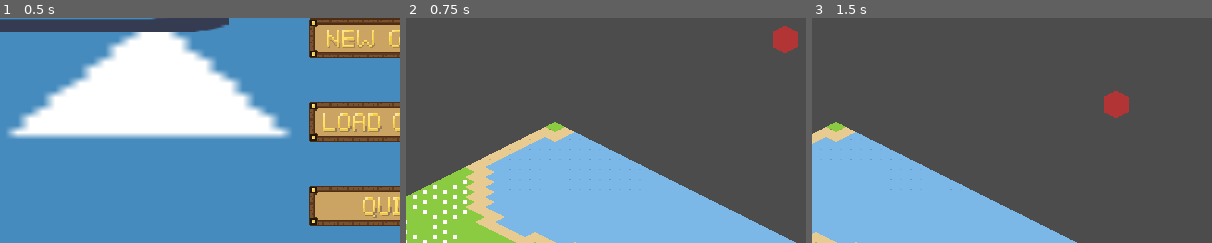
Above: before the commit, frames 1-3 (left to right).
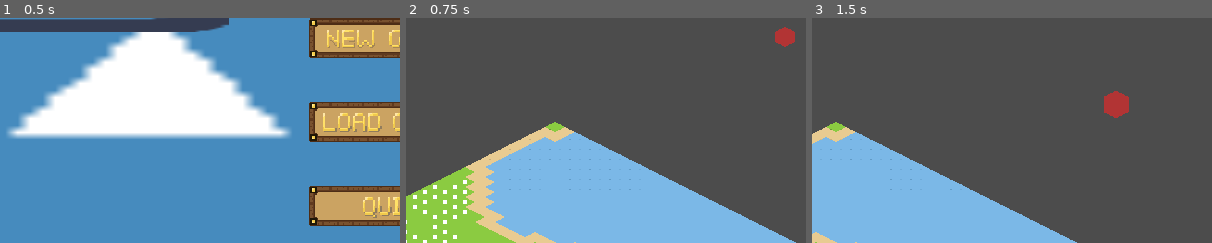
Above: after the commit, the same moments.

Repository: FilMer17/MightyTower
Game: Godot game, scene res://ui/menu/TitleMenu.tscn
Two runs of this game, one before a commit and one after it. Both use one fixed random seed, a clock stepped at 60 frames per second and the inputs below. The engine's default icon, where the game draws it, is replaced by a stand-in: a white triangle on a blue panel in a dark square.
Inputs (mouse positions are % of the whole screen's width and height, from its top left):
- Up to frame 1 (0.5 s): no input
- Up to frame 2 (0.75 s): click (80, 31) at 0.5 s
- Up to frame 3 (1.5 s): tap Enter at 1.25 s; move the mouse to (72, 45) at 1.27 s; hold Right (ui_right) from 1.28 s (still down); hold Home (ui_home) from 1.28 s (still down); click (72, 45) at 1.42 s
The pictures show only the part of the screen within x 31-81%, y 27-77%; the shares and areas given below are measured in that part.

Frame 1 is identical in both runs. In frame 2, 0.3% of the frame differs, in the area x 91-98%, y 3-16%; in frame 3, nothing differs.

Commit message:
Logic CooldownBar progress bar|countdown

Diff:
--- a/game/data/buildings/residences/Residence.tscn
+++ b/game/data/buildings/residences/Residence.tscn
@@ -13,10 +13,12 @@
 }
 cooldown = {
 "day": 0,
-"hour": 0,
+"hour": 1,
 "minute": 20
 }
 material_storage = 50
+
+[node name="Tween" type="Tween" parent="."]
 
 [node name="Sprite" type="Sprite" parent="."]
 texture = ExtResource( 2 )
@@ -25,13 +27,3 @@
 
 [node name="Clock" type="Timer" parent="."]
 wait_time = 0.3
-
-[node name="CooldownLabel" type="Label" parent="."]
-margin_left = -24.0
-margin_top = 3.0
-margin_right = 25.0
-margin_bottom = 17.0
-align = 1
-__meta__ = {
-"_edit_use_anchors_": false
-}
--- a/game/data/buildings/storages/FoodStorage.tscn
+++ b/game/data/buildings/storages/FoodStorage.tscn
@@ -1,21 +1,26 @@
-[gd_scene load_steps=2 format=2]
+[gd_scene load_steps=3 format=2]
 
 [ext_resource path="res://source/buildings/types/Storage.gd" type="Script" id=1]
+[ext_resource path="res://graphics/terrain/Water.png" type="Texture" id=2]
 
 [node name="FoodStorage" type="StaticBody2D"]
 script = ExtResource( 1 )
 alias = "Food Storage"
-size = Vector2( 2, 2 )
 cost = {
 
 }
 cooldown = {
 "day": 0,
-"hour": 0
+"hour": 0,
+"minute": 40
 }
-type = 1
-capacity = 20
 
 [node name="Sprite" type="Sprite" parent="."]
+texture = ExtResource( 2 )
 
 [node name="Collider" type="CollisionPolygon2D" parent="."]
+
+[node name="Clock" type="Timer" parent="."]
+wait_time = 0.3
+
+[node name="Tween" type="Tween" parent="."]
--- a/game/source/buildings/Building.gd
+++ b/game/source/buildings/Building.gd
@@ -2,27 +2,62 @@
 extends StaticBody2D
 class_name Building
 
+onready var cooldown_bar_scene := preload("res://ui/bar/CooldownBar.tscn")
+
 enum TYPE { residence, storage, house }
 
 export var alias: String = ""
-export var size := Vector2()
+export var size := Vector2(1, 1)
 export var cost: Dictionary = {}
 export var level: int = 1
-export var cooldown: Dictionary = { "day" : 0, "hour" : 0, "minute" : 0 }
+export var cooldown: Dictionary = { "day" : 0, "hour" : 0, "minute" : 1 }
 export(TYPE) var type: int = TYPE.residence
 
 onready var sprite := $Sprite
 onready var collider := $Collider
 onready var clock := $Clock
-onready var cld_label := $CooldownLabel
+onready var tween := $Tween as Tween
+
+var cld_bar = null
+var progress = null
 
 var is_built: bool = false
 var cld_temp: Dictionary = {}
+var cld_all_min: int = 0
+var cld_all_min_temp: int = 0
 
 func _ready() -> void:
+	var cld_bar_scene = cooldown_bar_scene.instance()
+	cld_bar_scene.margin_left = (cld_bar_scene.margin_left / 4) * size.x + 5
+	cld_bar_scene.margin_right = (cld_bar_scene.margin_right / 4) * size.x - 5
+	cld_bar_scene.margin_top = (cld_bar_scene.margin_top / 4) * size.y
+	cld_bar_scene.margin_bottom = (cld_bar_scene.margin_bottom / 4) * size.y
+
+	add_child(cld_bar_scene)
+
+	cld_bar = get_node("CooldownBar")
+	progress = cld_bar.get_node("Progress")
+
+	var font = cld_bar.get_node("Countdown").get("custom_fonts/font")
+	font.size = 5 #font.size - fmod(size.x, 4)
+	cld_bar.get_node("Countdown").text = ""
+
 	cld_temp = cooldown.duplicate()
 	var __ = clock.connect("timeout", self, "_on_build_cooldown")
 	clock.start()
+
+	for i in range(0, 3):
+		match i:
+			0:
+				cld_all_min += cld_temp["day"] * 60 * 24
+			1:
+				cld_all_min += cld_temp["hour"] * 60
+			2:
+				cld_all_min += cld_temp["minute"]
+
+	cld_all_min_temp = cld_all_min
+	progress.max_value = cld_all_min
+	progress.value = cld_all_min
 
 func _on_build_cooldown() -> void:
 	for key in cld_temp.keys():
@@ -45,23 +80,29 @@
 				cld_temp.hour = 24
 
 	var output = []
+	var countdown = cld_bar.get_node("Countdown")
 	for key in cld_temp.keys():
 		if  cld_temp.has(key):
-			output.append(String(cld_temp[key]))
+			output.append(String(cld_temp[key]) + key[0])
 	for i in range(0, cld_temp.size()):
 		if str(output[i]).length() == 1:
 			output[i] = "0" + String(output[i])
-	cld_label.text = PoolStringArray(output).join(":")
+	countdown.text = PoolStringArray(output).join(":")
+
+	cld_all_min_temp -= 1
+	_on_cooldown_changed(cld_all_min_temp)
 
 func _building_is_built() -> void:
 	clock.stop()
 	print(alias, " was build")
 	is_built = true
-	cld_label.text = ""
+	cld_bar.visible = false
 
-
-func _set_max_amount() -> void:
-	pass
+func _on_cooldown_changed(value: int) -> void:
+	var __
+	__ = tween.stop(progress, "value")
+	__ = tween.interpolate_property(progress, "value", cld_all_min_temp, value, 0.3, Tween.TRANS_SINE, Tween.EASE_OUT)
+	__ = tween.start()
 
 func _enter_tree():
 	if not $Sprite:
@@ -86,9 +127,9 @@
 		print("Node added: %s" % clock.name)
 		clock.wait_time = 0.3
 
-	if not $CooldownLabel:
-		cld_label = Label.new()
-		cld_label.name = "CooldownLabel"
-		add_child(cld_label)
-		cld_label.owner = get_tree().edited_scene_root
-		print("Node added: %s" % cld_label.name)
+	if not $Tween:
+		tween = Tween.new()
+		tween.name = "Tween"
+		add_child(tween)
+		tween.owner = get_tree().edited_scene_root
+		print("Node added: %s" % tween.name)
--- a/game/source/map/Builder.gd
+++ b/game/source/map/Builder.gd
@@ -15,9 +15,9 @@
 var building: Building = null
 
 func build(b_name: String) -> void:
-	sprite.visible = true
 	building = GlobalData.buildings[b_name].instance()
 	sprite.texture = building.get_node("Sprite").texture
+	sprite.visible = true
 
 func _physics_process(_delta):
 	if sprite.visible and !in_menu:
--- a/game/source/map/Map.gd
+++ b/game/source/map/Map.gd
@@ -19,7 +19,7 @@
 
 func create_data(diffic: String) -> void:
 	terrain.create_terrain(diffic)
-	builder.build("Residence")
+	builder.build("FoodStorage")
 	entities.create_entities(diffic)
 
 func _input(event):
--- a/game/source/map/Map.tscn
+++ b/game/source/map/Map.tscn
@@ -9,7 +9,6 @@
 [ext_resource path="res://graphics/terrain/Stone.png" type="Texture" id=7]
 [ext_resource path="res://source/map/entities/Entities.tscn" type="PackedScene" id=8]
 [ext_resource path="res://source/map/buildings/Buildings.tscn" type="PackedScene" id=9]
-[ext_resource path="res://source/map/buildings/Buildings.gd" type="Script" id=10]
 
 [sub_resource type="TileSet" id=1]
 0/name = "Grass.png 0"
@@ -91,8 +90,7 @@
 
 [node name="Entities" parent="." instance=ExtResource( 8 )]
 
-[node name="Buildings" type="YSort" parent="." instance=ExtResource( 9 )]
-script = ExtResource( 10 )
+[node name="Buildings" parent="." instance=ExtResource( 9 )]
 
 [node name="Builder" type="Node2D" parent="."]
 script = ExtResource( 1 )
--- /dev/null
+++ b/game/ui/bar/CooldownBar.tscn
@@ -0,0 +1,45 @@
+[gd_scene load_steps=4 format=2]
+
+[ext_resource path="res://graphics/interface/white.png" type="Texture" id=1]
+[ext_resource path="res://graphics/font/Pixeled.ttf" type="DynamicFontData" id=2]
+
+[sub_resource type="DynamicFont" id=1]
+resource_local_to_scene = true
+size = 7
+extra_spacing_top = -2
+font_data = ExtResource( 2 )
+
+[node name="CooldownBar" type="Control"]
+margin_left = -64.0
+margin_top = -24.0
+margin_right = 64.0
+margin_bottom = 40.0
+__meta__ = {
+"_edit_use_anchors_": false
+}
+
+[node name="Progress" type="TextureProgress" parent="."]
+anchor_top = 0.33
+anchor_right = 1.0
+anchor_bottom = 0.66
+value = 75.0
+texture_under = ExtResource( 1 )
+texture_progress = ExtResource( 1 )
+tint_under = Color( 0, 0, 0, 0.588235 )
+tint_progress = Color( 1, 0, 0, 1 )
+nine_patch_stretch = true
+__meta__ = {
+"_edit_use_anchors_": false
+}
+
+[node name="Countdown" type="Label" parent="."]
+anchor_top = 0.33
+anchor_right = 1.0
+anchor_bottom = 0.66
+custom_fonts/font = SubResource( 1 )
+text = "00:00:00"
+align = 1
+valign = 1
+__meta__ = {
+"_edit_use_anchors_": false
+}
Binary file added: game/graphics/font/Pixeled.ttf
Binary file added: game/graphics/interface/white.png
Not shown, added: game/graphics/interface/white.png.import
Not shown: 1 places in game/source/map/Map.tscn that only renumber resources
